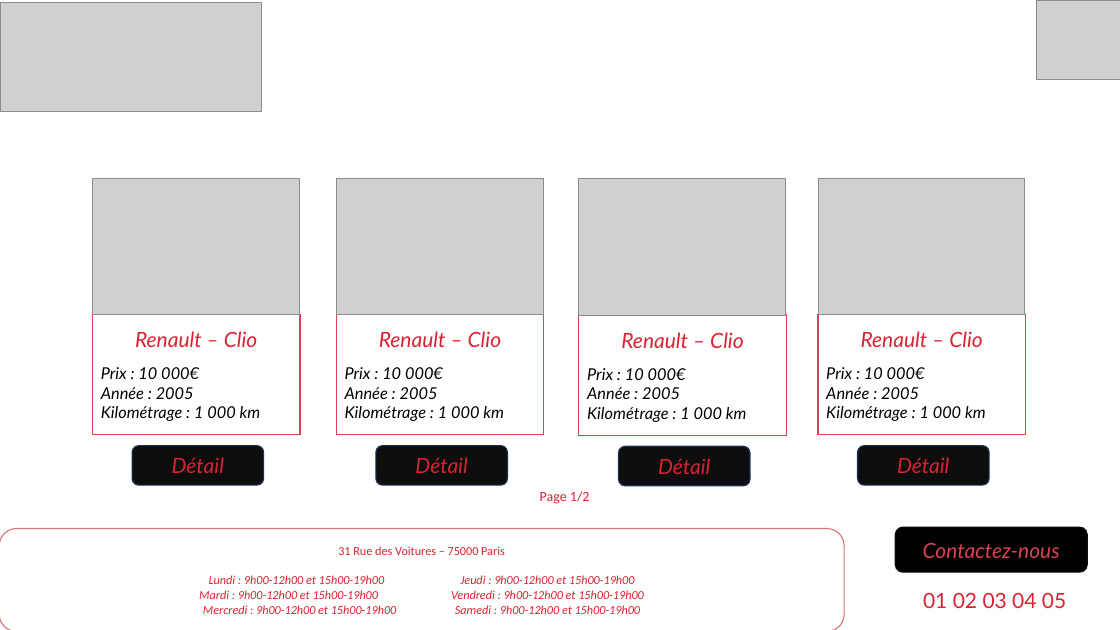
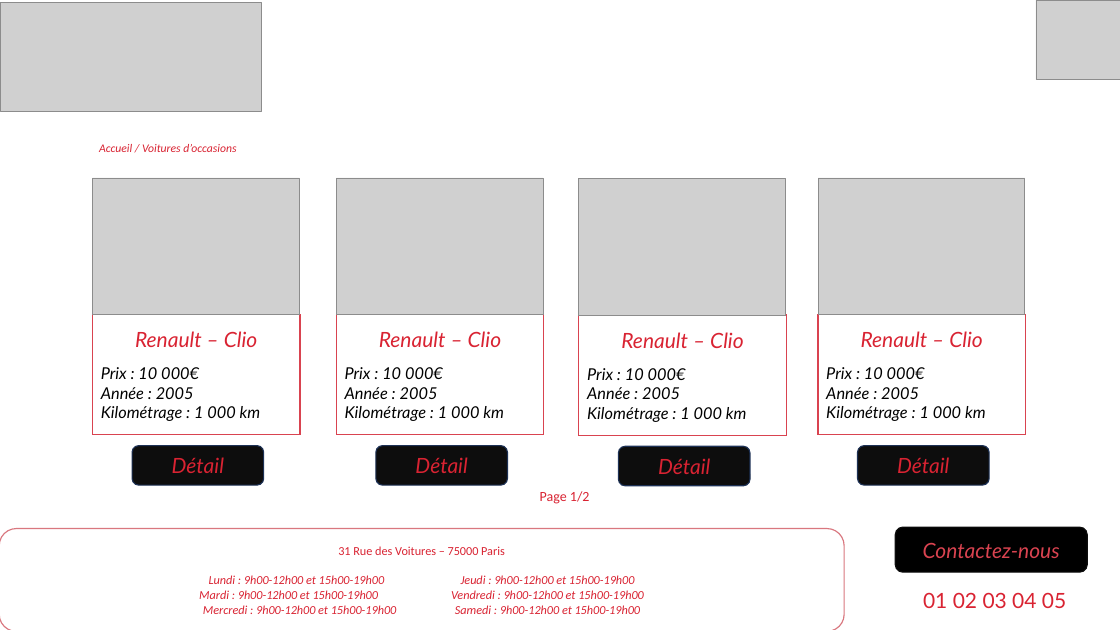
Before and after one commit to adele-dbs/garagevparrot, a slide deck: slide 2 of other/Maquette - Mockup.pptx. Drawn at 1120x630 pixels with LibreOffice and Linux fonts; fonts in the diff are those of the drawing; grey boxes stand for pictures. Boxes give left, top, right and bottom in pixels: in the first picture for what was removed or moved away, otherwise in the second. Text is boxed around its words. In the diff, an @@ line names an element or a change of style, - is before the commit and + after.

```diff
--- a/other/Maquette - Mockup.pptx
+++ b/other/Maquette - Mockup.pptx
@@ text added at [99, 144, 236, 152], 10 pt, text #D92332, italic @@
+Accueil / Voitures d’occasions
```
Also in this commit, not shown: 3 other slides changed, 20 other files.
